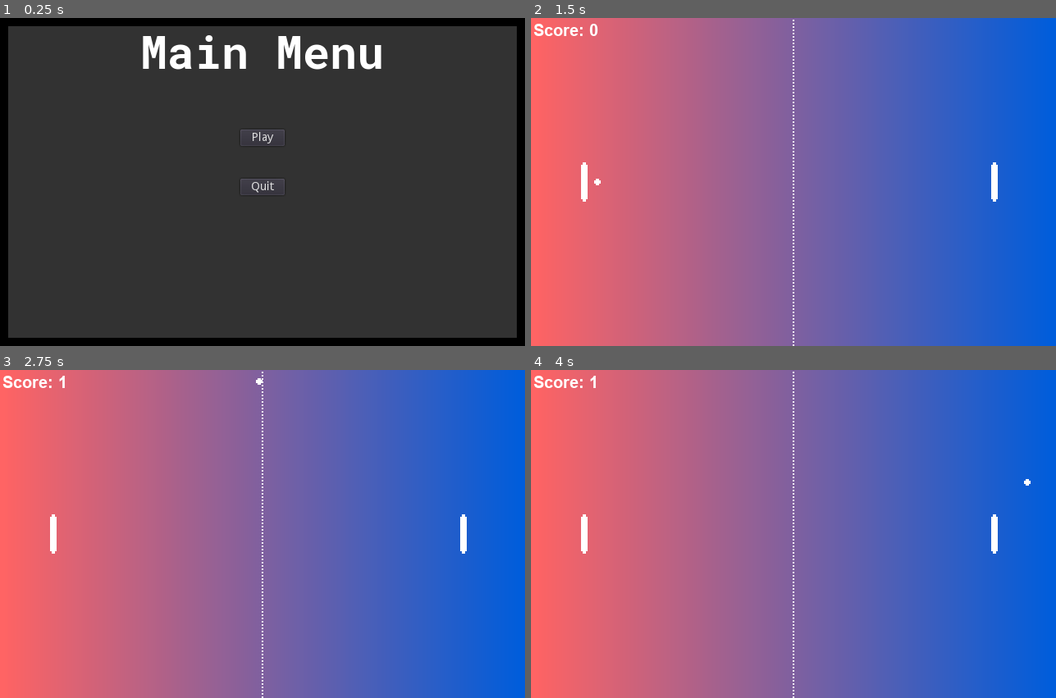
Above: before the commit, frames 1-4 (two rows, left to right).
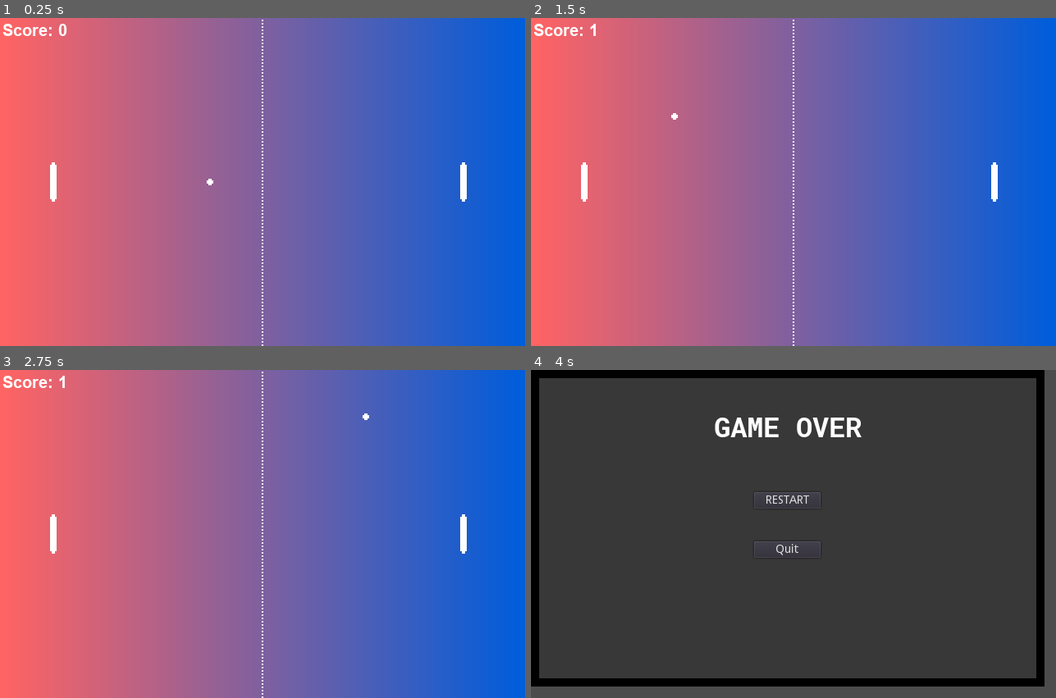
Above: after the commit, the same moments.

Repository: PhoenixFlame101/pong-with-godot
Game: Godot game, scene res://pong.tscn
Two runs of this game, one before a commit and one after it. Both use one fixed random seed, a clock stepped at 60 frames per second and the inputs below. Before the commit the project starts from res://ui/MainScreen.tscn.
Inputs (mouse positions are in pixels of both pictures, inside the frame that each line leads up to):
- Up to frame 1 (0.25 s): no input
- Up to frame 2 (1.5 s): click (793, 136) at 0.5 s, where only the run before the commit has a clickable "Play"; tap Enter (ui_accept) at 1.25 s
- Up to frame 3 (2.75 s): tap Enter (ui_accept) at 1.52, 2, 2.27 s
- Up to frame 4 (4 s): tap Enter (ui_accept) at 3.77 s

The runs differ from the first frame. In frame 1, 100% of the frame differs, in the area x 0-100%, y 0-100%; in frame 2, less than 0.1%; in frame 3, less than 0.1%; in frame 4, 100%.

Commit message:
#3-Final

Diff:
--- a/project.godot
+++ b/project.godot
@@ -13,7 +13,7 @@
 config/name="Pong With Godot"
 config/description="A simple Pong game. This demo shows best practices
 for game development in Godot, including signals."
-run/main_scene="res://ui/MainScreen.tscn"
+run/main_scene="res://pong.tscn"
 
 [autoload]
 
